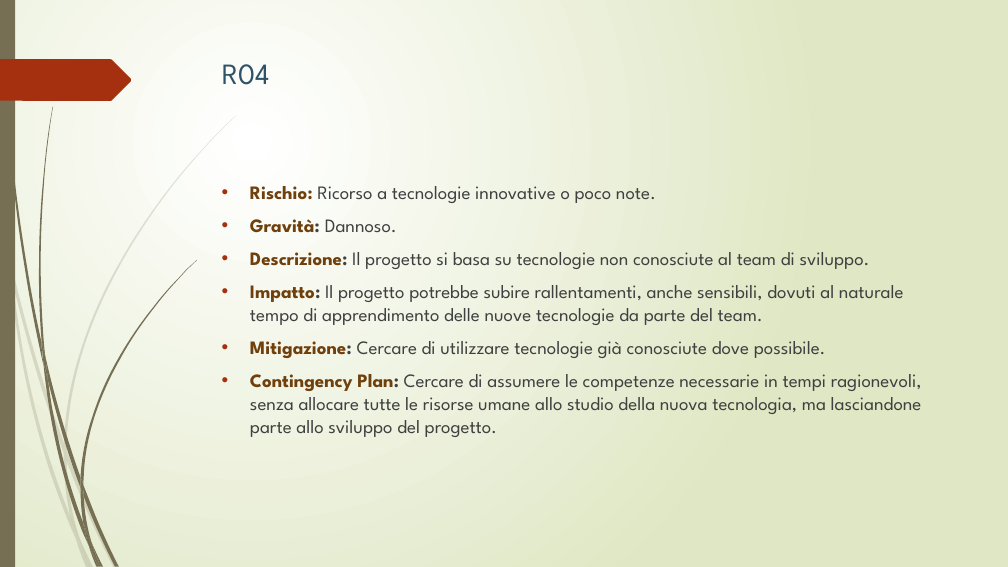
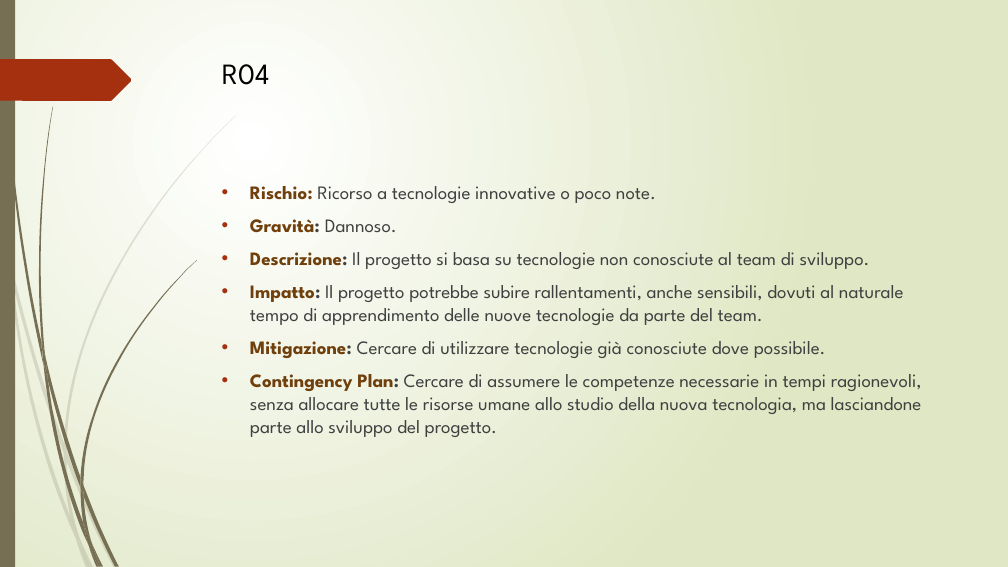
Before and after one commit to lpleo/Ingegneria_Software_2014, a slide deck: slide 51 of Slide/slide_FINALI.pptx. Drawn at 1008x567 pixels with LibreOffice and Linux fonts; fonts in the diff are those of the drawing. Boxes give left, top, right and bottom in pixels: in the first picture for what was removed or moved away, otherwise in the second. Text is boxed around its words. In the diff, an @@ line names an element or a change of style, - is before the commit and + after.

```diff
--- a/Slide/slide_FINALI.pptx
+++ b/Slide/slide_FINALI.pptx
@@ title "R04" at [222,64,270,85]: text colour #2E5369 to #000000 @@
```
Also in this commit, not shown: 6 other slides changed.
